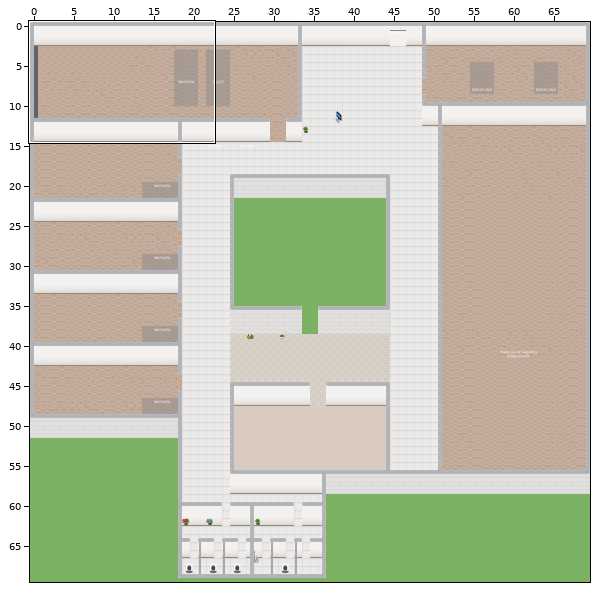
Tiled map: meine-kleine-praktikumswelt-map.tmx. Above: a wide view before the commit, with the close-up outlined.
Close-up. First the earlier version:
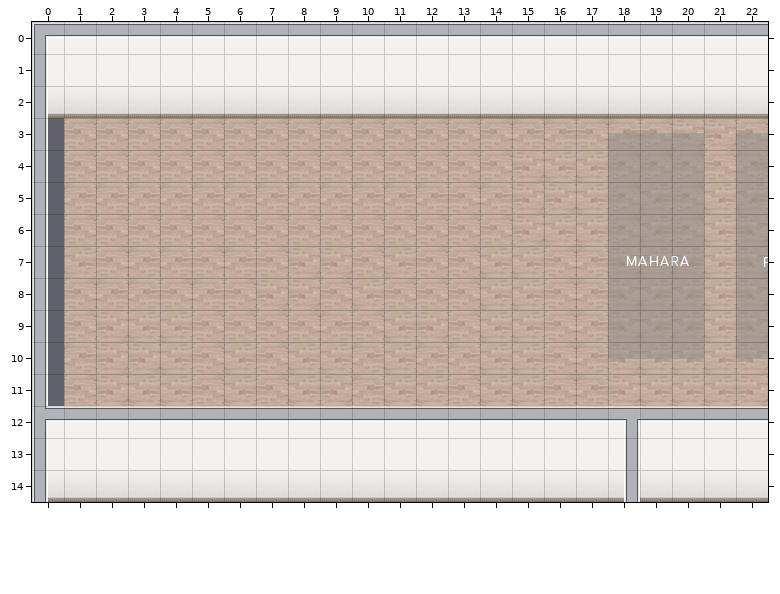
Cells are 32x32 px. Shown: x 0..22, y 0..14. The commit also changed other parts of the map, which this record leaves out. Not drawn, because the pictures are missing: unchanged layers "objects", "objects_background", "objects_foreground", "wall_objects".
New version:
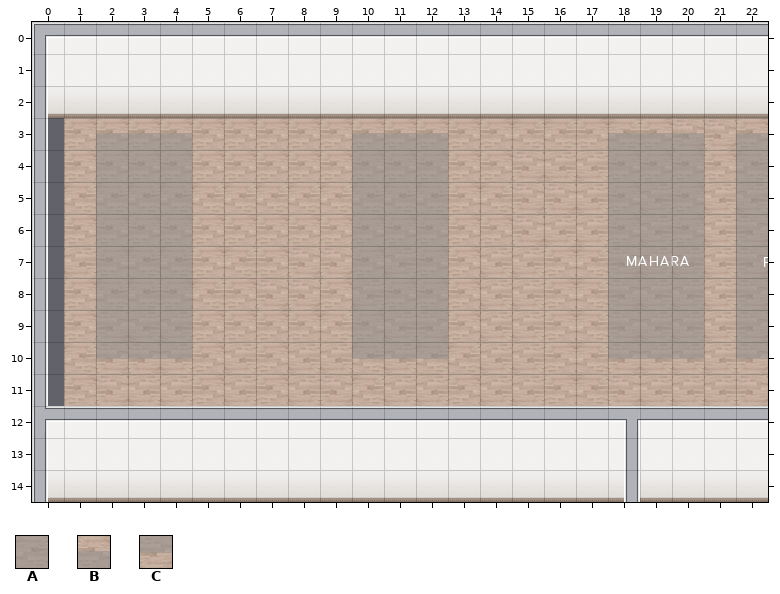
Key: from "Tileset_Boden": A 20, B 24 turned 270, C 24 turned 90.
_ is an empty cell, . an unchanged one.
Tiles of an added or newly shown layer are drawn over the layers below it.
See-through tiles are keyed as they look on the map.
The exact change:
--- layer "2Copy of webseitePASST" (added)
@@ x 2..4 @@
- 3 ___
- 4 ___
- 5 ___
- 6 ___
- 7 ___
- 8 ___
- 9 ___
-10 ___
+ 3 BBB
+ 4 AAA
+ 5 AAA
+ 6 AAA
+ 7 AAA
+ 8 AAA
+ 9 AAA
+10 CCC
--- layer "Copy of webseitePASST #2" (added)
@@ x 10..12 @@
- 3 ___
- 4 ___
- 5 ___
- 6 ___
- 7 ___
- 8 ___
- 9 ___
-10 ___
+ 3 BBB
+ 4 AAA
+ 5 AAA
+ 6 AAA
+ 7 AAA
+ 8 AAA
+ 9 AAA
+10 CCC
